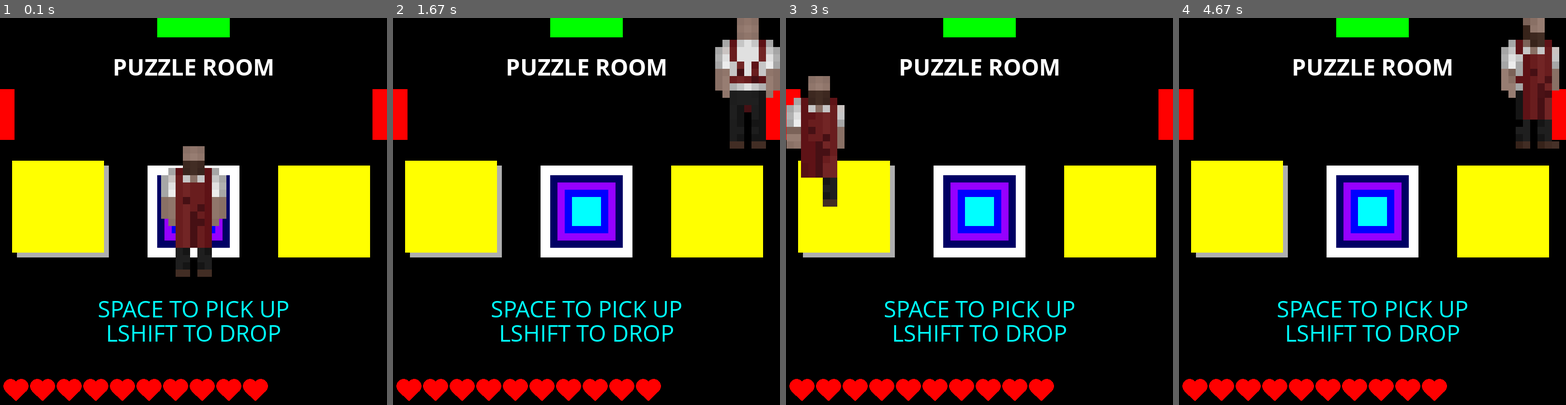
Above: before the commit, frames 1-4 (left to right).
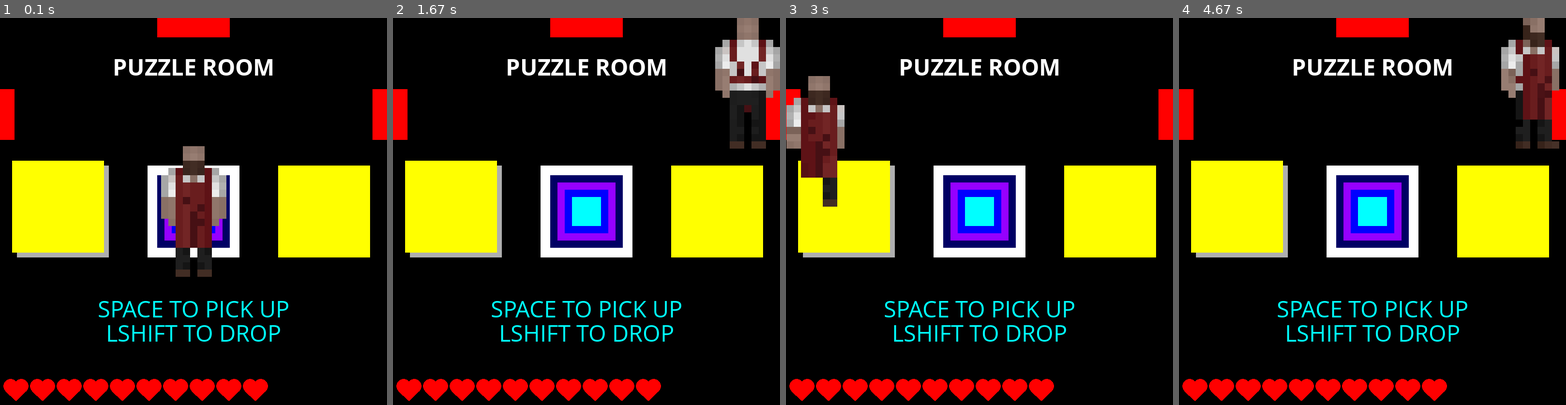
Above: after the commit, the same moments.

Repository: GetInk/useless_magnets
Game: pygame game, started from main.py
Two runs of this game, one before a commit and one after it. Both use one fixed random seed, a clock stepped at 60 frames per second and the inputs below.
Inputs:
- Up to frame 1 (0.1 s): no input
- Up to frame 2 (1.67 s): tap Space at 0.33 s; hold Right 0.67-1.13 s; hold Up 1.17-1.47 s
- Up to frame 3 (3 s): tap Shift at 2 s; hold Left 2.33-2.87 s; hold Down from 2.9 s (still down)
- Up to frame 4 (4.67 s): release Down at 3.2 s; hold Left 3.23-3.63 s; hold Up 3.67-4.03 s; hold Right from 4.07 s (still down)

The runs differ from the first frame. In frame 1, 0.9% of the frame differs, in the area x 40-60%, y 0-5%; in frame 2, 0.9%; in frame 3, 0.9%; in frame 4, 0.9%.

Commit message:
closed door

Diff:
--- a/rooms.py
+++ b/rooms.py
@@ -106,7 +106,7 @@
                         "type":"door",
                         "draw":[400, 20, 150, 40, red, "rect"],
                         "whenDraw":0,
-                        "open":True,
+                        "open":False,
                         "used":False
                     }
                 }
